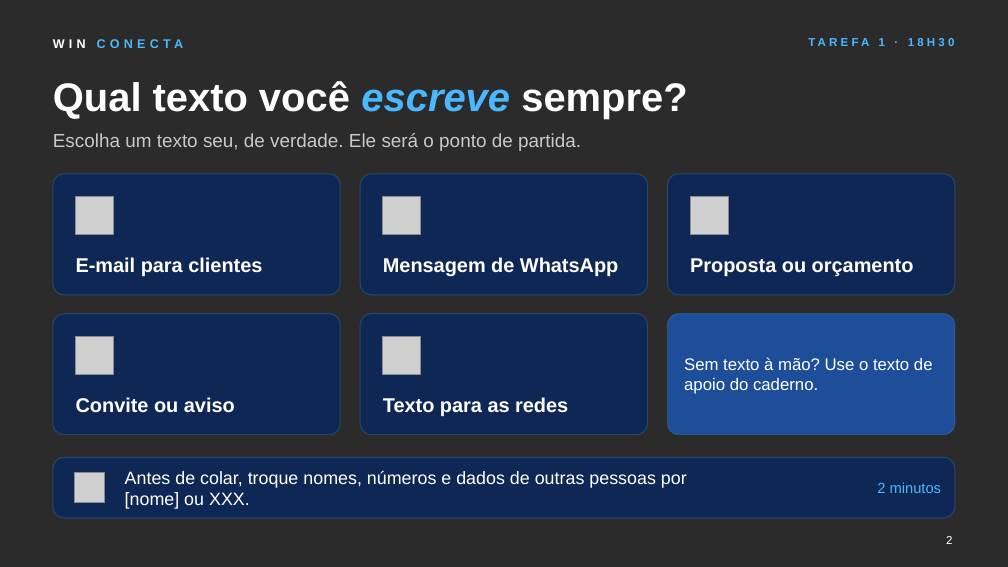
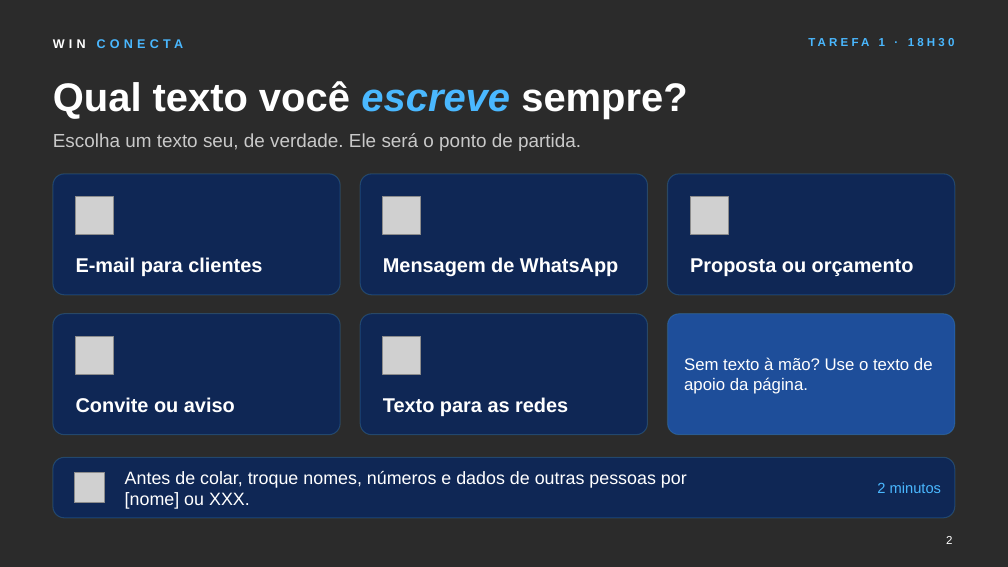
Before and after one commit to acatauassu/conecta, a slide deck: slide 2 of M4 - Escrever com a minha voz/M4-slides.pptx. Drawn at 1008x567 pixels with LibreOffice and Linux fonts; fonts in the diff are those of the drawing; grey boxes stand for pictures; background and template pictures are left out; a plain dark background stands for a picture behind light text. Boxes give left, top, right and bottom in pixels: in the first picture for what was removed or moved away, otherwise in the second. Text is boxed around its words. In the diff, an @@ line names an element or a change of style, - is before the commit and + after.

```diff
--- a/M4 - Escrever com a minha voz/M4-slides.pptx
+++ b/M4 - Escrever com a minha voz/M4-slides.pptx
@@ text at (684, 357, 933, 394): text changed @@
-Sem texto à mão? Use o texto de apoio do caderno.
+Sem texto à mão? Use o texto de apoio da página.
```
Also in this commit, not shown: 1 other slide changed, 8 other files.
